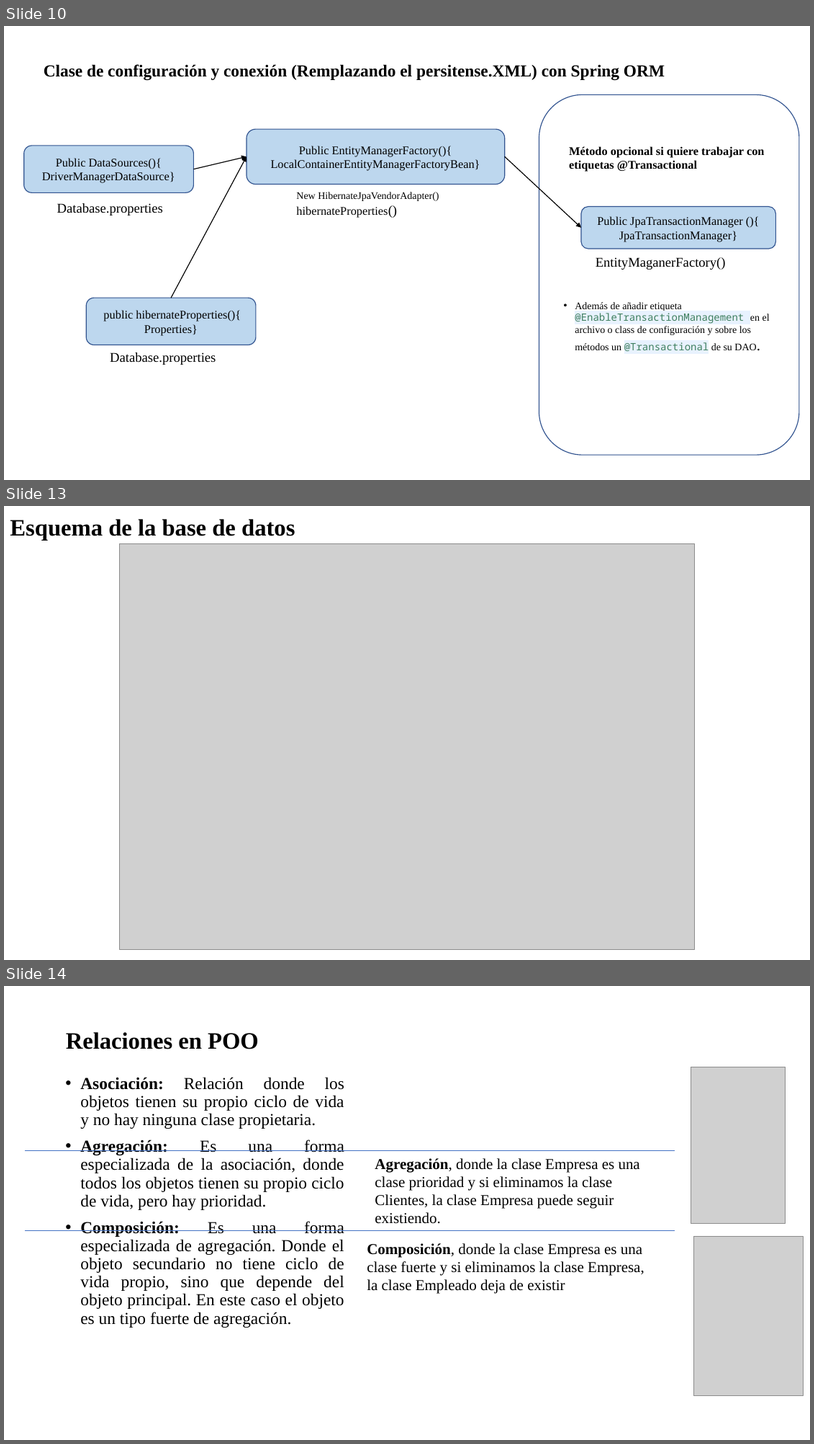
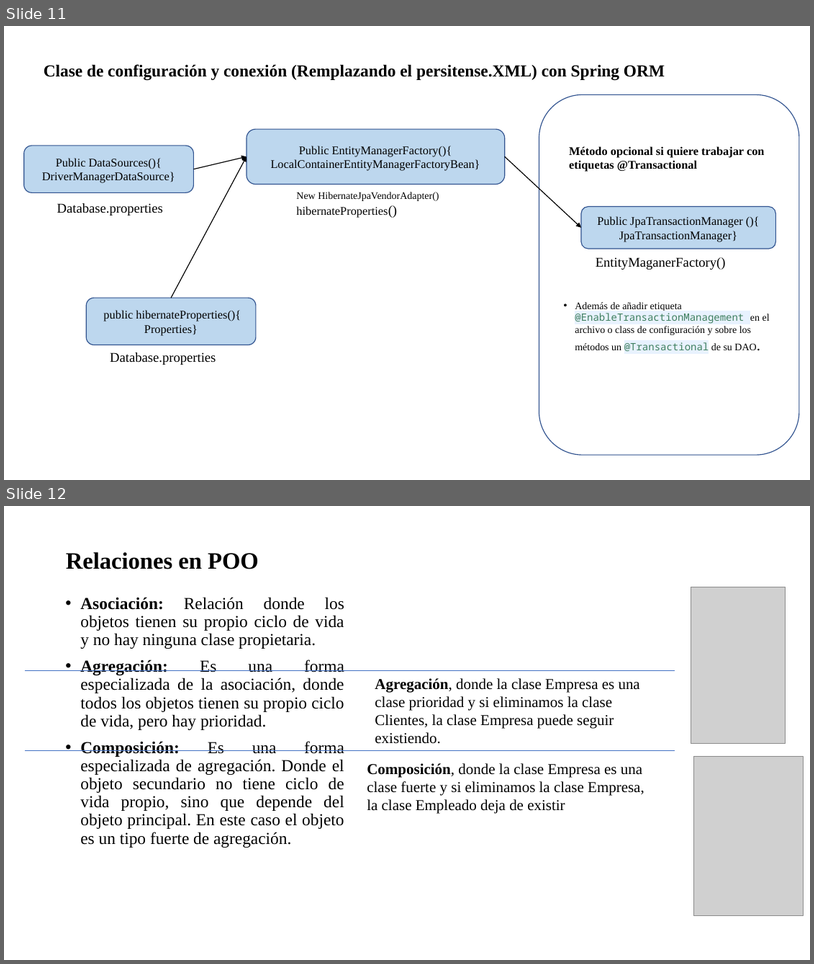
Before and after one commit to soycperez/jpa-concepts, a slide deck: JPA.pptx. Shown one above the other, each under a label of ours: slides 10, 13 and 14 before the commit, slides 11 and 12 after it; the slides between them are not shown. The pictures are 814x1444 and 814x964 pixels, drawn with LibreOffice and Linux fonts; fonts in the diff are those of the drawing; grey boxes stand for pictures; background and template pictures are left out. Boxes give left, top, right and bottom in pixels: in the first picture for what was removed or moved away, otherwise in the second. Text is boxed around its words. In the diff, an @@ line names an element or a change of style, - is before the commit and + after.

```diff
--- a/JPA.pptx
+++ b/JPA.pptx
@@ slide 13 removed at [4, 506, 810, 960], background picture (left out) @@
@@ title removed at [10, 519, 295, 541] @@
-Esquema de la base de datos
@@ picture removed at [119, 543, 695, 950] @@
@@ what was slide 10 is now slide 11 @@
@@ what was slide 14 is now slide 12 @@
```
Also in this commit, not shown: 2 slides changed, 4 slides added, 2 other slides removed.
